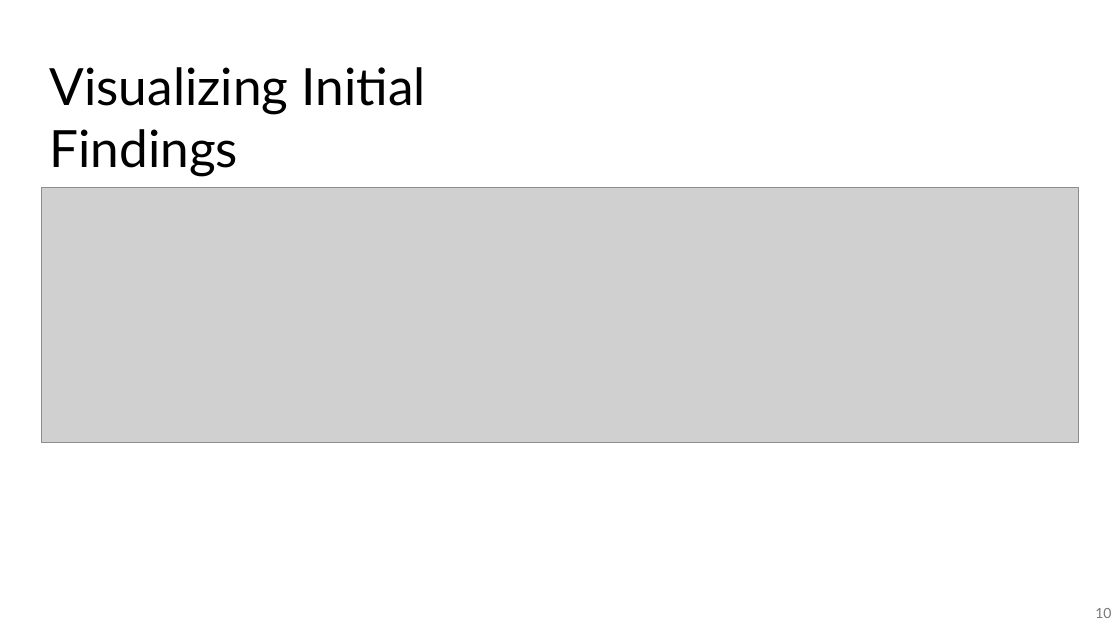
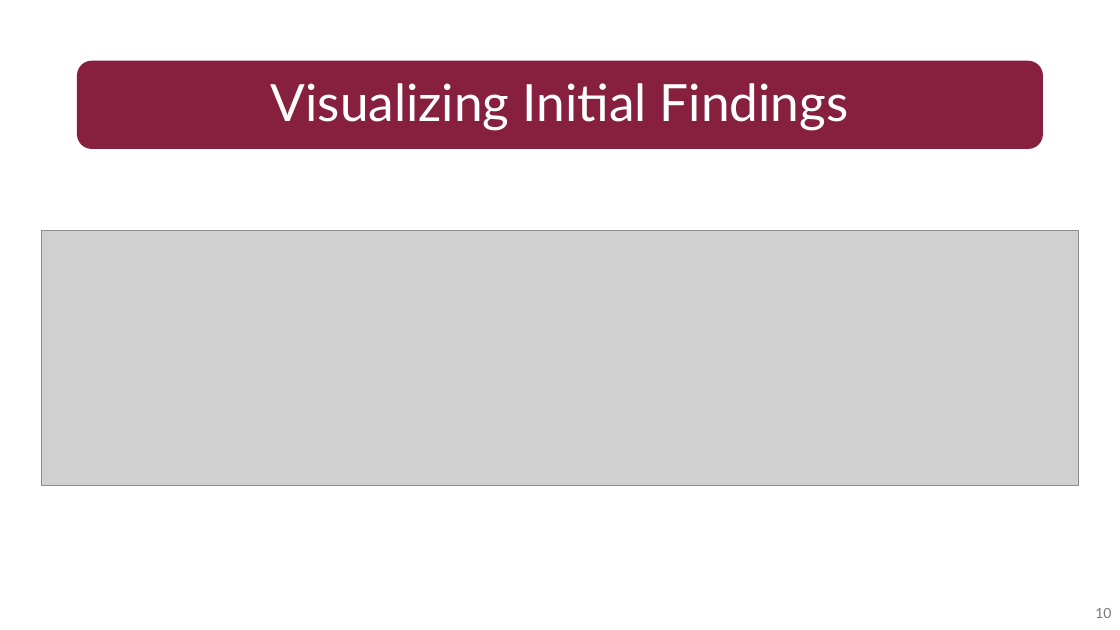
Before and after one commit to emmyregal/Soccer-Computer-Vision, a slide deck: slide 10 of Sport Presetation.pptx. Drawn at 1120x630 pixels with LibreOffice and Linux fonts; fonts in the diff are those of the drawing; grey boxes stand for pictures. Boxes give left, top, right and bottom in pixels: in the first picture for what was removed or moved away, otherwise in the second. Text is boxed around its words. In the diff, an @@ line names an element or a change of style, - is before the commit and + after.

```diff
--- a/Sport Presetation.pptx
+++ b/Sport Presetation.pptx
@@ text "Visualizing Initial Findings": place and size @@
-text "Visualizing Initial Findings" at [50, 67, 425, 177]
+text "Visualizing Initial Findings" at [77, 60, 1044, 149]
@@ text "Visualizing Initial Findings" at [77, 60, 1044, 149]: text colour #000000 to #FFFFFF; line spacing 1 to 0.9; more space between paragraphs; vertical alignment top to middle; fill none to #871F3E @@
@@ picture: place and size @@
-picture at [41, 188, 1079, 443]
+picture at [41, 230, 1079, 485]
```
Also in this commit, not shown: 8 other slides changed, 6 slides added, 6 slides removed.
